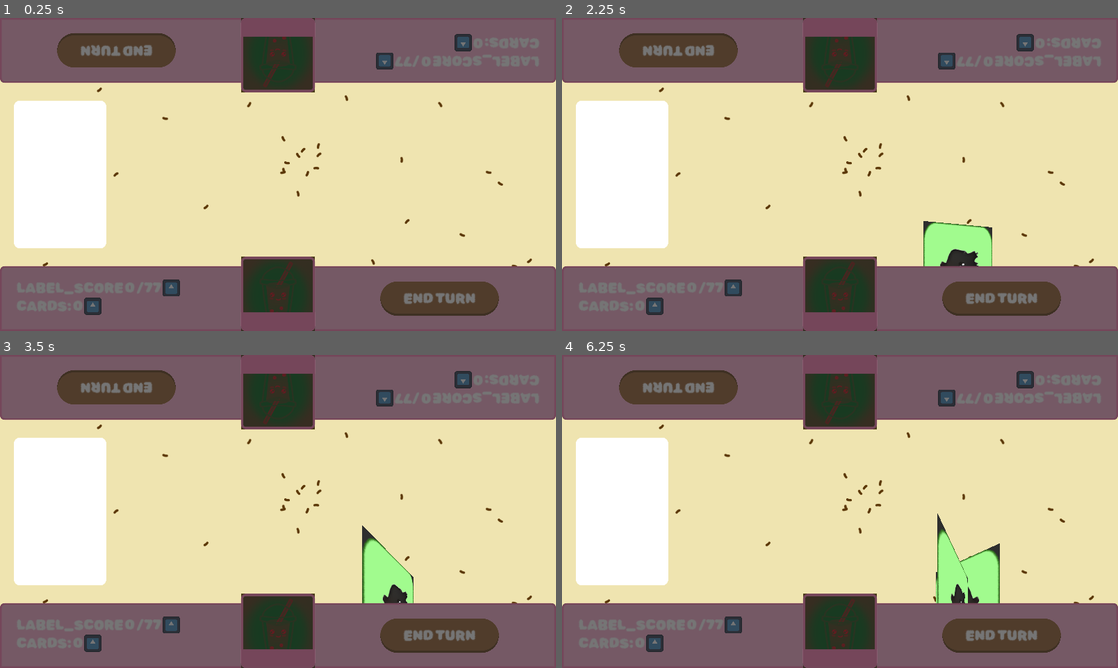
Above: before the commit, frames 1-4 (two rows, left to right).
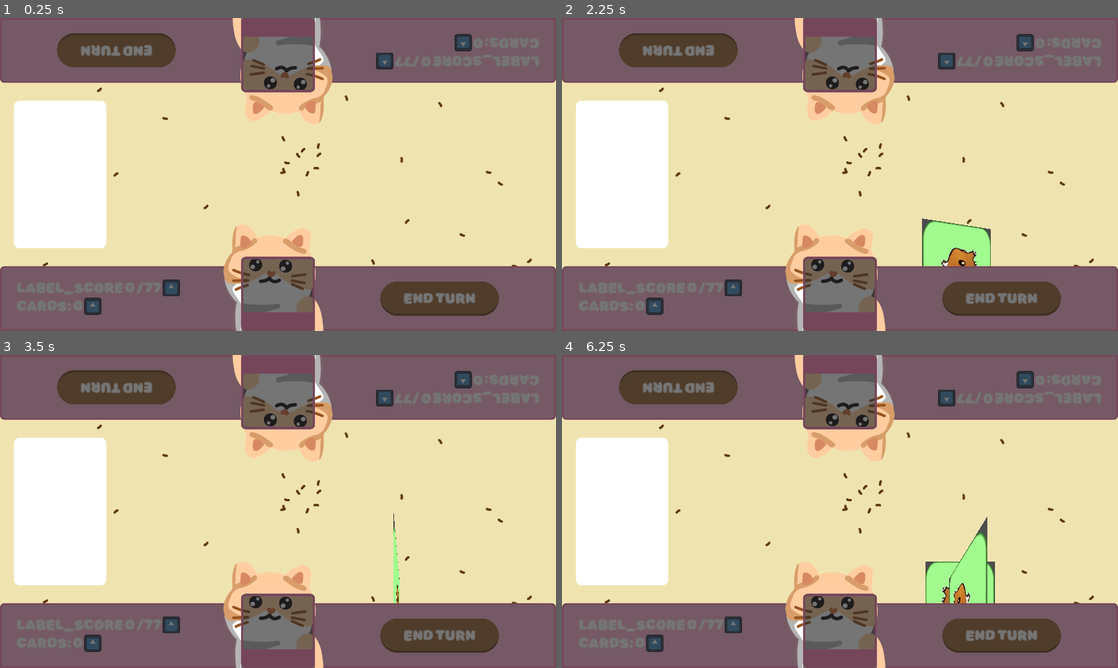
Above: after the commit, the same moments.

Repository: ElQDuck/guinea-piggies
Game: Godot game, scene res://scenes/game.tscn
Two runs of this game, one before a commit and one after it. Both use one fixed random seed, a clock stepped at 60 frames per second and the inputs below. This scene is started directly instead of the project's main scene. The engine's default icon, where the game draws it, is replaced by a stand-in: a white triangle on a blue panel in a dark square.
Inputs (mouse positions are in pixels of both pictures, inside the frame that each line leads up to):
- Up to frame 1 (0.25 s): no input
- Up to frame 2 (2.25 s): click "END TURN" at 0.5 s; click (840, 55) at 1.27 s; click (623, 174) at 2 s
- Up to frame 3 (3.5 s): click "END TURN" at 2.75 s
- Up to frame 4 (6.25 s): click (840, 392) at 3.52 s; click (623, 511) at 4.25 s; click "END TURN" at 5 s; click (840, 392) at 5.77 s

The runs differ from the first frame. In frame 1, 5.8% of the frame differs, in the area x 40-60%, y 0-100%; in frame 2, 6.4%; in frame 3, 7.3%; in frame 4, 7.4%, in the area x 40-79%, y 0-100%.
Error in both runs: Invalid access to property or key 'primary' on a base object of type 'Dictionary'. (res://scripts/player.gd:54)

Commit message:
img changes

Diff:
--- a/scenes/played_card.tscn
+++ b/scenes/played_card.tscn
@@ -1,9 +1,9 @@
-[gd_scene load_steps=6 format=3 uid="uid://dadljf7sfmpob"]
+[gd_scene load_steps=7 format=3 uid="uid://dadljf7sfmpob"]
 
 [ext_resource type="Shader" path="res://assets/shader/fake_3D.gdshader" id="1_38rxx"]
 [ext_resource type="Script" path="res://scripts/played_card.gd" id="1_184s7"]
+[ext_resource type="Texture2D" uid="uid://cjblj0v0n8pni" path="res://assets/cards/card_preset.png" id="2_fq480"]
 [ext_resource type="Texture2D" uid="uid://c4eamx8vw2oep" path="res://assets/cards/Arya1.png" id="3_5nqvb"]
-[ext_resource type="Texture2D" uid="uid://bmjvwcsnsokg8" path="res://assets/cards/Ciri1.png" id="4_wpr27"]
 
 [sub_resource type="ShaderMaterial" id="ShaderMaterial_am5o8"]
 resource_local_to_scene = true
@@ -15,9 +15,14 @@
 shader_parameter/x_rot = 0.0
 shader_parameter/inset = 0.0
 
-[node name="Card" type="Panel" node_paths=PackedStringArray("card_view_port")]
+[sub_resource type="StyleBoxEmpty" id="StyleBoxEmpty_5e83g"]
+
+[node name="Card" type="Panel" node_paths=PackedStringArray("card_view_port", "displayed_card_image")]
 script = ExtResource("1_184s7")
 card_view_port = NodePath("SubViewportContainer")
+back_texture = ExtResource("2_fq480")
+front_texture = ExtResource("3_5nqvb")
+displayed_card_image = NodePath("SubViewportContainer/SubViewport/Panel/CardImage")
 
 [node name="SubViewportContainer" type="SubViewportContainer" parent="."]
 material = SubResource("ShaderMaterial_am5o8")
@@ -34,8 +39,9 @@
 custom_minimum_size = Vector2(480, 768)
 offset_right = 40.0
 offset_bottom = 40.0
+theme_override_styles/panel = SubResource("StyleBoxEmpty_5e83g")
 
-[node name="Front" type="TextureRect" parent="SubViewportContainer/SubViewport/Panel"]
+[node name="CardImage" type="TextureRect" parent="SubViewportContainer/SubViewport/Panel"]
 layout_mode = 1
 anchors_preset = 15
 anchor_right = 1.0
@@ -43,12 +49,3 @@
 grow_horizontal = 2
 grow_vertical = 2
 texture = ExtResource("3_5nqvb")
-
-[node name="Back" type="TextureRect" parent="SubViewportContainer/SubViewport/Panel"]
-layout_mode = 1
-anchors_preset = 15
-anchor_right = 1.0
-anchor_bottom = 1.0
-grow_horizontal = 2
-grow_vertical = 2
-texture = ExtResource("4_wpr27")
--- a/scenes/profile_setup_player.tscn
+++ b/scenes/profile_setup_player.tscn
@@ -137,17 +137,6 @@
 size_flags_stretch_ratio = 3.0
 theme_override_styles/panel = SubResource("StyleBoxFlat_7befl")
 
-[node name="SelectedAvatar" type="TextureRect" parent="Panel/HBoxContainer/Profile/VBoxContainer/HBoxContainer/Panel"]
-layout_mode = 1
-anchors_preset = 15
-anchor_right = 1.0
-anchor_bottom = 1.0
-grow_horizontal = 2
-grow_vertical = 2
-size_flags_vertical = 3
-texture = ExtResource("2_gy73u")
-stretch_mode = 5
-
 [node name="AvatarBorder" type="Panel" parent="Panel/HBoxContainer/Profile/VBoxContainer/HBoxContainer/Panel"]
 layout_mode = 1
 anchors_preset = 15
@@ -156,6 +145,23 @@
 grow_horizontal = 2
 grow_vertical = 2
 theme_override_styles/panel = SubResource("StyleBoxFlat_a317j")
+
+[node name="SelectedAvatar" type="TextureRect" parent="Panel/HBoxContainer/Profile/VBoxContainer/HBoxContainer/Panel"]
+layout_mode = 1
+anchors_preset = 15
+anchor_right = 1.0
+anchor_bottom = 1.0
+offset_left = 18.0
+offset_top = 18.0
+offset_right = 18.0
+offset_bottom = 18.0
+grow_horizontal = 2
+grow_vertical = 2
+scale = Vector2(0.9, 0.9)
+size_flags_vertical = 3
+texture = ExtResource("2_gy73u")
+expand_mode = 3
+stretch_mode = 5
 
 [node name="RightButton" type="Button" parent="Panel/HBoxContainer/Profile/VBoxContainer/HBoxContainer"]
 layout_mode = 2
--- a/scripts/Table.gd
+++ b/scripts/Table.gd
@@ -19,3 +19,4 @@
 	print(card.Type)
 	var played_card: Panel = played_card_scene.instantiate()
 	drawn_cards_area.add_child(played_card)
+	played_card.flip_card(3)
--- a/scripts/played_card.gd
+++ b/scripts/played_card.gd
@@ -1,10 +1,13 @@
 extends Panel
 
 @export var card_view_port: SubViewportContainer
+@export var back_texture: CompressedTexture2D
+@export var front_texture: CompressedTexture2D
+@export var displayed_card_image: TextureRect
 
 # Called when the node enters the scene tree for the first time.
 func _ready():
-	flip_card()
+	pass
 
 
 # Called every frame. 'delta' is the elapsed time since the previous frame.
@@ -12,6 +15,6 @@
 	pass
 
 
-func flip_card():
+func flip_card(flip_duration: float):
 	var card_rotation_tween = create_tween()
-	card_rotation_tween.tween_property(card_view_port.material, "shader_parameter/y_rot", 180.0, 5)
+	card_rotation_tween.tween_property(card_view_port.material, "shader_parameter/y_rot", 180.0, flip_duration)
--- a/scripts/profile_setup_player.gd
+++ b/scripts/profile_setup_player.gd
@@ -86,14 +86,14 @@
 
 func _on_avatar_button_left_pressed():
 	if selected_image_index == 0:
-		selected_image_index = 8
+		selected_image_index = 6
 	else:
 		selected_image_index -= 1
 	avatar_image.texture = load("res://assets/avatar_images/profile" + str(selected_image_index) + ".png")
 
 
 func _on_avatar_button_right_pressed():
-	if selected_image_index == 8:
+	if selected_image_index == 6:
 		selected_image_index = 0
 	else:
 		selected_image_index += 1
Binary file changed: assets/avatar_images/profile0.png
Binary file changed: assets/avatar_images/profile1.png
Binary file changed: assets/avatar_images/profile2.png
Binary file changed: assets/avatar_images/profile3.png
Binary file changed: assets/avatar_images/profile4.png
Binary file changed: assets/avatar_images/profile5.png
Binary file changed: assets/avatar_images/profile6.png
Binary file removed: assets/avatar_images/profile7.png
Not shown, removed: assets/avatar_images/profile7.png.import
Binary file removed: assets/avatar_images/profile8.png
Not shown, removed: assets/avatar_images/profile8.png.import
